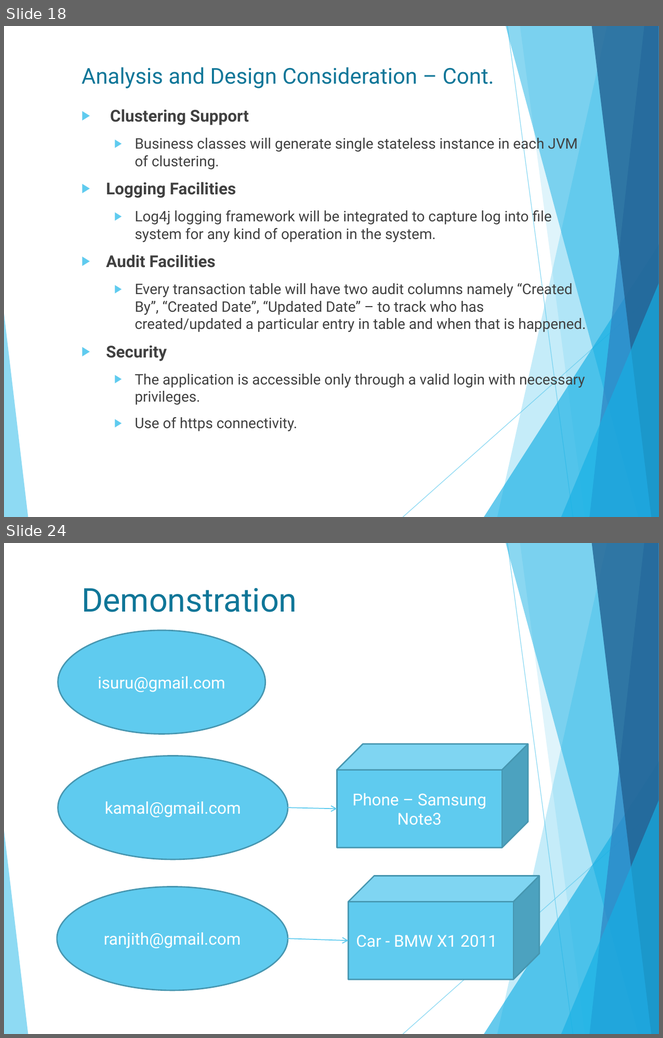
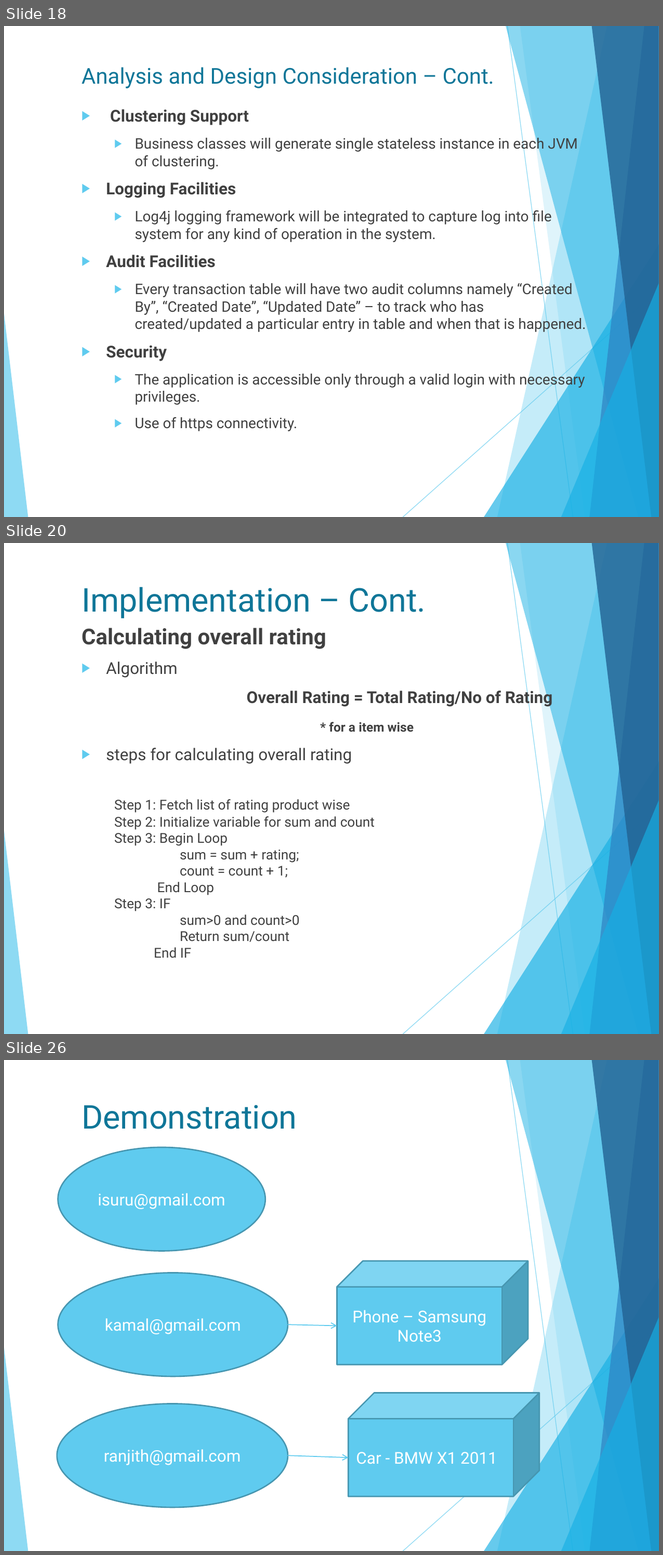
Before and after one commit to isurudewasurendra/SappuSavari, a slide deck: documentation/Location Based Mobile Marketing System.pptx. Shown one above the other, each under a label of ours: slides 18 and 24 before the commit, slides 18, 20 and 26 after it; the slides between them are not shown. The pictures are 663x1038 and 663x1555 pixels, drawn with LibreOffice and Linux fonts; fonts in the diff are those of the drawing. Boxes give left, top, right and bottom in pixels: in the first picture for what was removed or moved away, otherwise in the second. Text is boxed around its words. In the diff, an @@ line names an element or a change of style, - is before the commit and + after.

```diff
--- a/documentation/Location Based Mobile Marketing System.pptx
+++ b/documentation/Location Based Mobile Marketing System.pptx
@@ slide 20 added at bbox=[4, 543, 659, 1034], background #FFFFFF; not listed: 10 template elements that a slide beside it also shows @@
@@ title added at bbox=[81, 587, 426, 618], 36 pt, text #0F7698 @@
+Implementation – Cont.
@@ text added at bbox=[81, 628, 553, 958], 15 pt, text #404040 @@
+Calculating overall rating
+▶ Algorithm
+Overall Rating = Total Rating/No of Rating
+* for a item wise
+▶ steps for calculating overall rating
+Step 1: Fetch list of rating product wise
+Step 2: Initialize variable for sum and count
+Step 3: Begin Loop
+sum = sum + rating;
+count = count + 1;
+End Loop
+Step 3: IF
+sum>0 and count>0
+Return sum/count
+End IF
@@ what was slide 24 is now slide 26 @@
```
Also in this commit, not shown: 5 slides changed, 2 other slides added, 1 slide removed, 8 other files.
